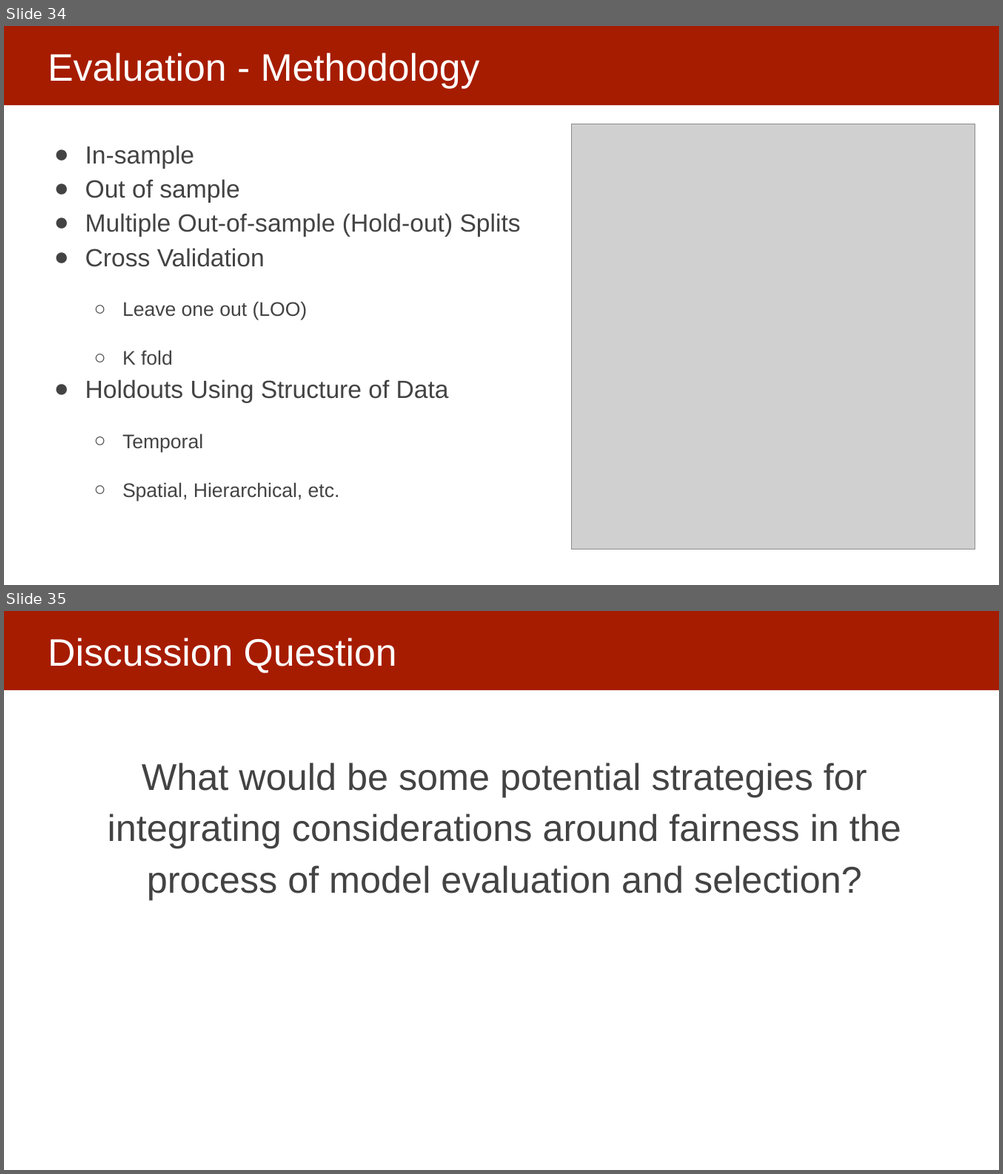
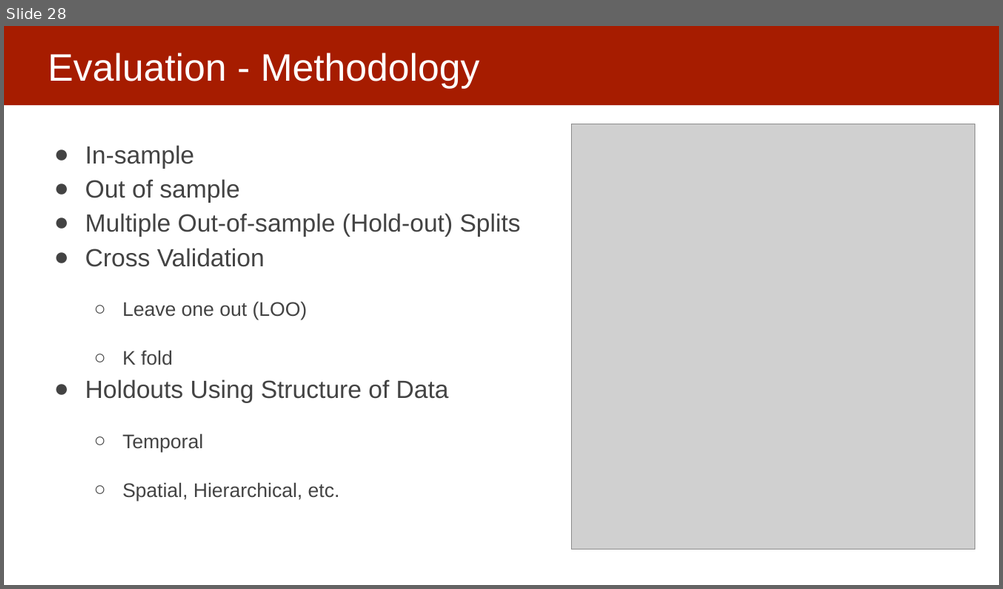
Before and after one commit to dssg/mlforpublicpolicylab, a slide deck: Lectures/11-model-selection-and-validation-part-2.pptx. Shown one above the other, each under a label of ours: slides 34 and 35 before the commit, slide 28 after it. The pictures are 1003x1174 and 1003x589 pixels, drawn with LibreOffice and Linux fonts; fonts in the diff are those of the drawing; grey boxes stand for pictures. Boxes give left, top, right and bottom in pixels: in the first picture for what was removed or moved away, otherwise in the second. Text is boxed around its words. In the diff, an @@ line names an element or a change of style, - is before the commit and + after.

```diff
--- a/Lectures/11-model-selection-and-validation-part-2.pptx
+++ b/Lectures/11-model-selection-and-validation-part-2.pptx
@@ slide 35 removed at (4, 611, 999, 1170), background #FFFFFF; not listed: 1 template element that a slide beside it also shows @@
@@ title removed at (48, 638, 397, 673) @@
-Discussion Question
@@ text removed at (108, 763, 901, 900) @@
-What would be some potential strategies for integrating considerations around fairness in the process of model evaluation and selection?
@@ what was slide 34 is now slide 28 @@
```
Also in this commit, not shown: 9 slides changed, 3 slides added, 9 other slides removed.
